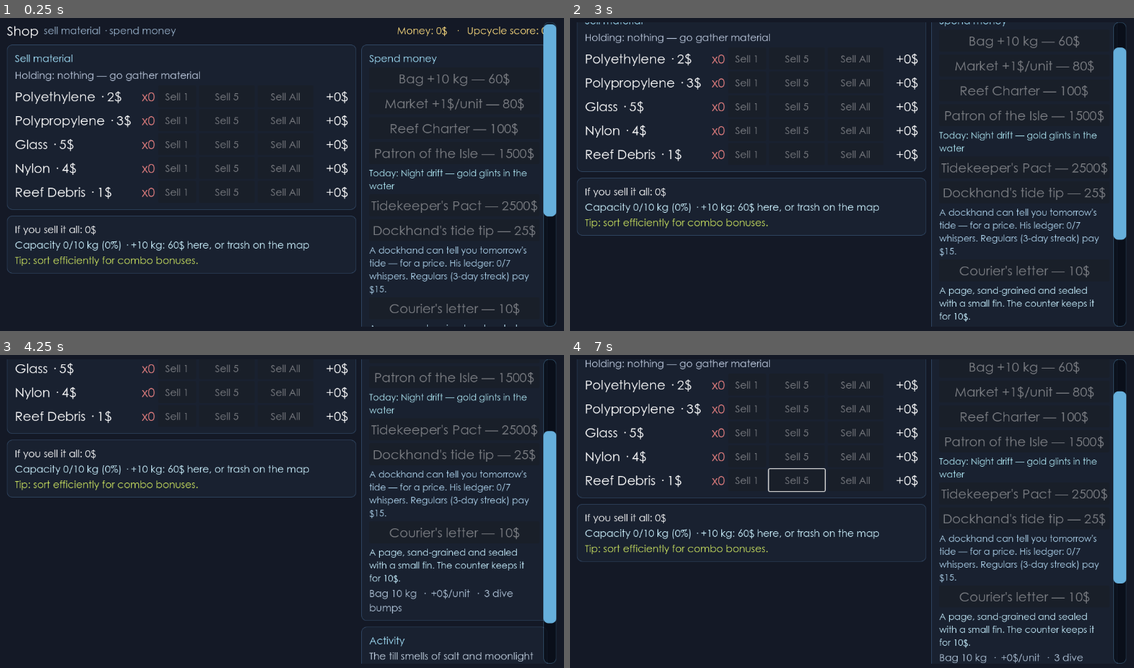
Above: before the commit, frames 1-4 (two rows, left to right).
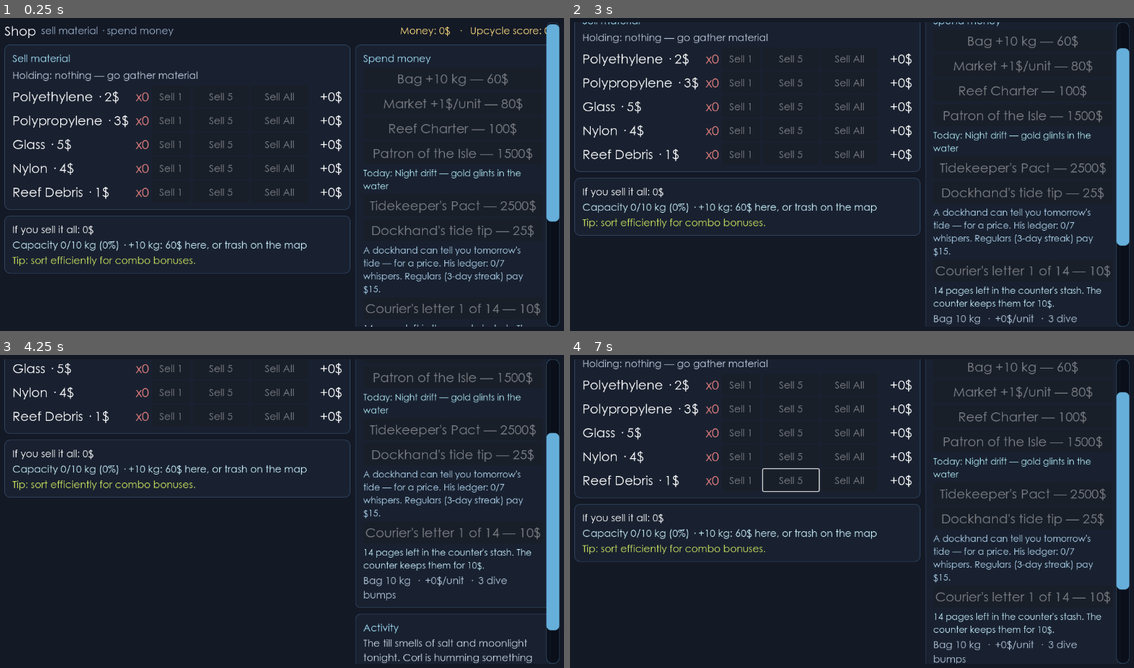
Above: after the commit, the same moments.

Repository: helloworld2540/isle2
Game: Godot game, scene res://scenes/shop.tscn
The game is run twice, just before and just after one commit, with the same random seed, the same clock (stepped at 60 frames per second) and the same inputs. This scene is started directly instead of the project's main scene.
Inputs (mouse positions are in pixels of both pictures, inside the frame that each line leads up to):
- Up to frame 1 (0.25 s): no input
- Up to frame 2 (3 s): tap Enter (ui_accept) at 0.5, 0.77, 1.07, 1.25, 2, 2.75 s; move the mouse to (976, 158) at 0.52 s; tap Tab at 0.6 s; click (976, 158) at 0.67 s; drag from (739, 190) to (823, 237) at 1.27 s; move the mouse to (908, 102) at 2.02 s; tap Space at 2.1 s; click (908, 102) at 2.17 s; drag from (823, 237) to (677, 124) at 2.77 s
- Up to frame 3 (4.25 s): tap Enter (ui_accept) at 3.5, 3.77, 4.07 s; move the mouse to (451, 558) at 3.52 s; tap Keypad Enter at 3.6 s; click (451, 558) at 3.67 s
- Up to frame 4 (7 s): tap Enter (ui_accept) at 4.25 s; drag from (677, 461) to (767, 430) at 4.27 s; click (outside the picture) at 5 s, where only the run after the commit has a clickable "Return to World"; move the mouse to (880, 511) at 5.77 s; tap Tab at 5.85 s; click (880, 511) at 5.92 s; drag from (767, 430) to (739, 527) at 6.52 s

The runs differ from the first frame. In frame 1, 11% of the frame differs, in the area x 0-100%, y 1-99%; in frame 2, 11%; in frame 3, 9.2%; in frame 4, 11%.

Commit message:
fix: [`docs`] Letter drawer closes: page counter, stash countdown, empty-drawer refusal
Fr

Diff:
--- a/scripts/shop_menu.gd
+++ b/scripts/shop_menu.gd
@@ -227,19 +227,30 @@
 		tide_note.text = "Today: the sea keeps its own counsel — and so do you." if GameSettings.hide_tide else "Today: %s" % TideReport.summary()
 
 	if buy_courier_letter_button:
-		if GameState.courier_letter_bought_today():
-			buy_courier_letter_button.text = "Courier's letter — read for today"
+		var letter_i: int = GameState.courier_letters_bought
+		var drawer_empty := letter_i >= CourierLetters.count()
+		if drawer_empty:
+			buy_courier_letter_button.text = "Courier's letter — the drawer is empty"
+			buy_courier_letter_button.tooltip_text = "All %d pages read. The courier wrote nothing after that." % CourierLetters.count()
+			buy_courier_letter_button.disabled = true
+		elif GameState.courier_letter_bought_today():
+			buy_courier_letter_button.text = "Courier's letter %d of %d — read for today" % [letter_i + 1, CourierLetters.count()]
 			buy_courier_letter_button.tooltip_text = "One page a tide day. Come back on the next tide."
 			buy_courier_letter_button.disabled = true
 		else:
-			buy_courier_letter_button.text = "Courier's letter — %d$" % GameState.COURIER_LETTER_COST
+			buy_courier_letter_button.text = "Courier's letter %d of %d — %d$" % [letter_i + 1, CourierLetters.count(), GameState.COURIER_LETTER_COST]
 			buy_courier_letter_button.tooltip_text = "One page a tide day, from the fin that passes by."
 			buy_courier_letter_button.disabled = not GameState.can_afford(GameState.COURIER_LETTER_COST)
 	if courier_letter_note:
-		if GameState.courier_letter_bought_today():
+		var letter_i: int = GameState.courier_letters_bought
+		if letter_i >= CourierLetters.count():
+			courier_letter_note.text = "The drawer is empty. Every page the courier left was read at this counter."
+		elif GameState.courier_letter_bought_today():
 			courier_letter_note.text = "You read today's page at the counter. It did not keep."
 		else:
-			courier_letter_note.text = "A page, sand-grained and sealed with a small fin. The counter keeps it for %d$." % GameState.COURIER_LETTER_COST
+			var remaining: int = CourierLetters.count() - GameState.courier_letters_bought
+			courier_letter_note.text = "%d page%s left in the counter's stash. The counter keeps them for %d$." % [
+				remaining, "s" if remaining != 1 else "", GameState.COURIER_LETTER_COST]
 
 	if buy_tide_tip_button:
 		var quiet := GameSettings.hide_tide
@@ -261,6 +272,10 @@
 
 
 func _buy_courier_letter() -> void:
+	if GameState.courier_letters_bought >= CourierLetters.count():
+		_stack.sale("COURIER'S LETTER\nThe drawer is empty.", Color(0.7, 0.85, 0.95, 1.0))
+		_log_sale("The counter's letter drawer is empty. All %d pages read." % CourierLetters.count())
+		return
 	if not GameState.purchase_courier_letter():
 		_play_denied("Need %d$ for the courier's letter" % GameState.COURIER_LETTER_COST, "")
 		_shake_control(buy_courier_letter_button)
Not shown, changed: TODO.md
